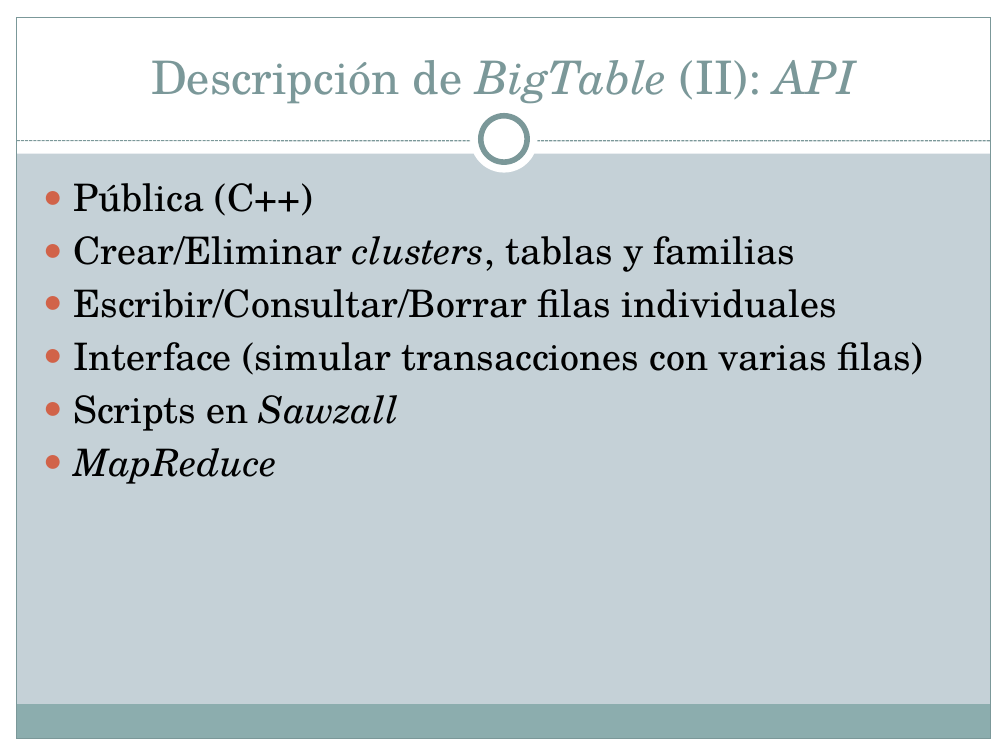
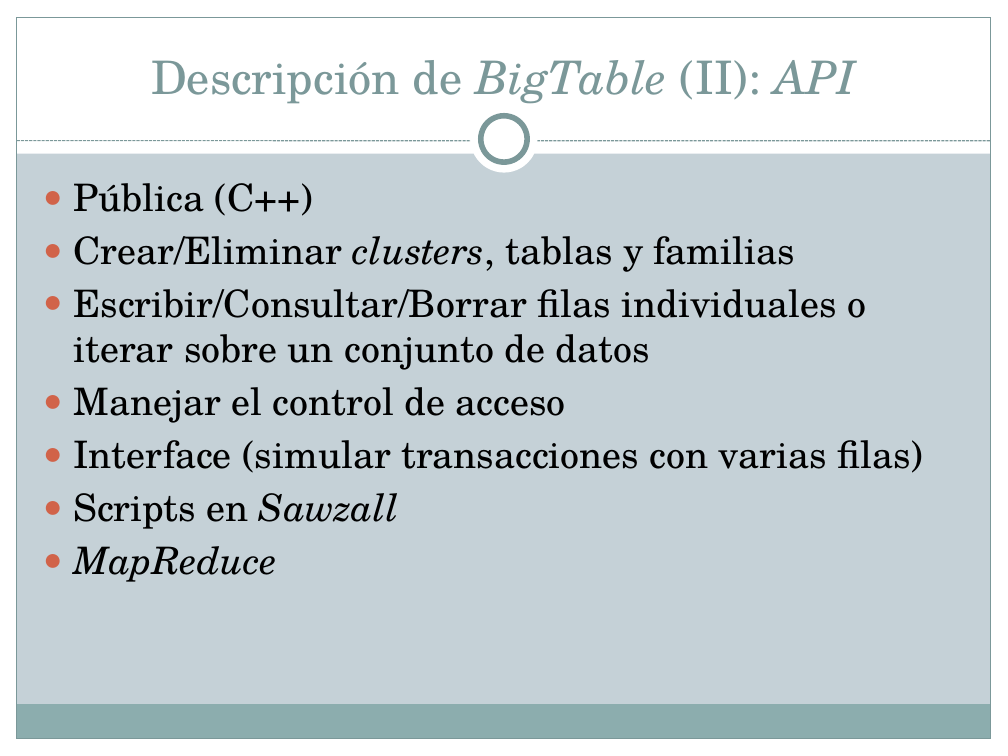
Before and after one commit to Transistores-de-silicio/Trabajo-MABD, a slide deck: slide 8 of BigTable.pptx. Drawn at 1008x756 pixels with LibreOffice and Linux fonts; fonts in the diff are those of the drawing. Boxes give left, top, right and bottom in pixels: in the first picture for what was removed or moved away, otherwise in the second. Text is boxed around its words. In the diff, an @@ line names an element or a change of style, - is before the commit and + after.

```diff
--- a/BigTable.pptx
+++ b/BigTable.pptx
@@ text at (73, 289, 866, 423): text changed @@
-● Escribir/Consultar/Borrar filas individuales
+● Escribir/Consultar/Borrar filas individuales o iterar sobre un conjunto de datos
+● Manejar el control de acceso
```
Also in this commit, not shown: 12 other slides changed, 9 other files.
